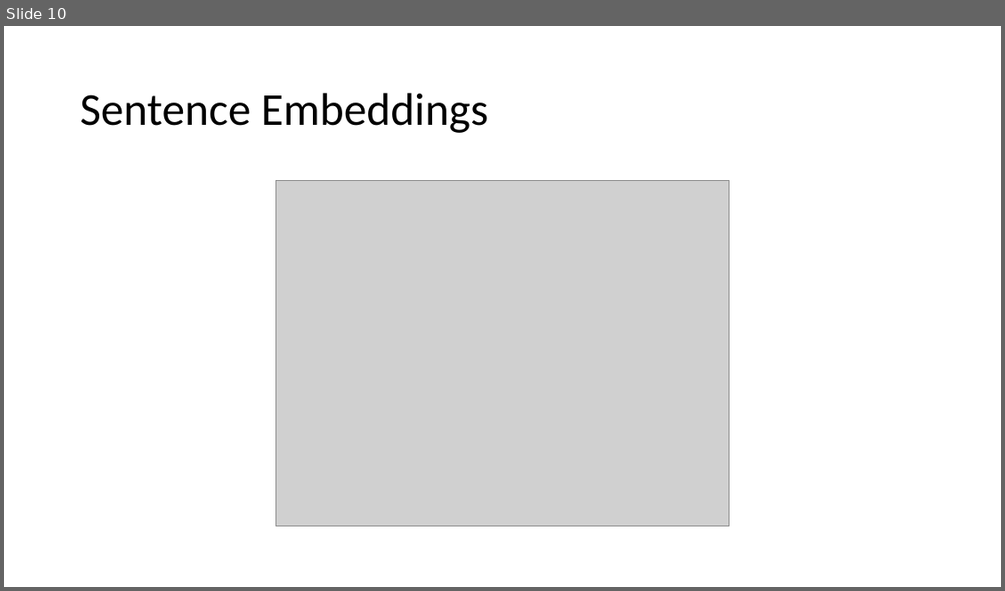
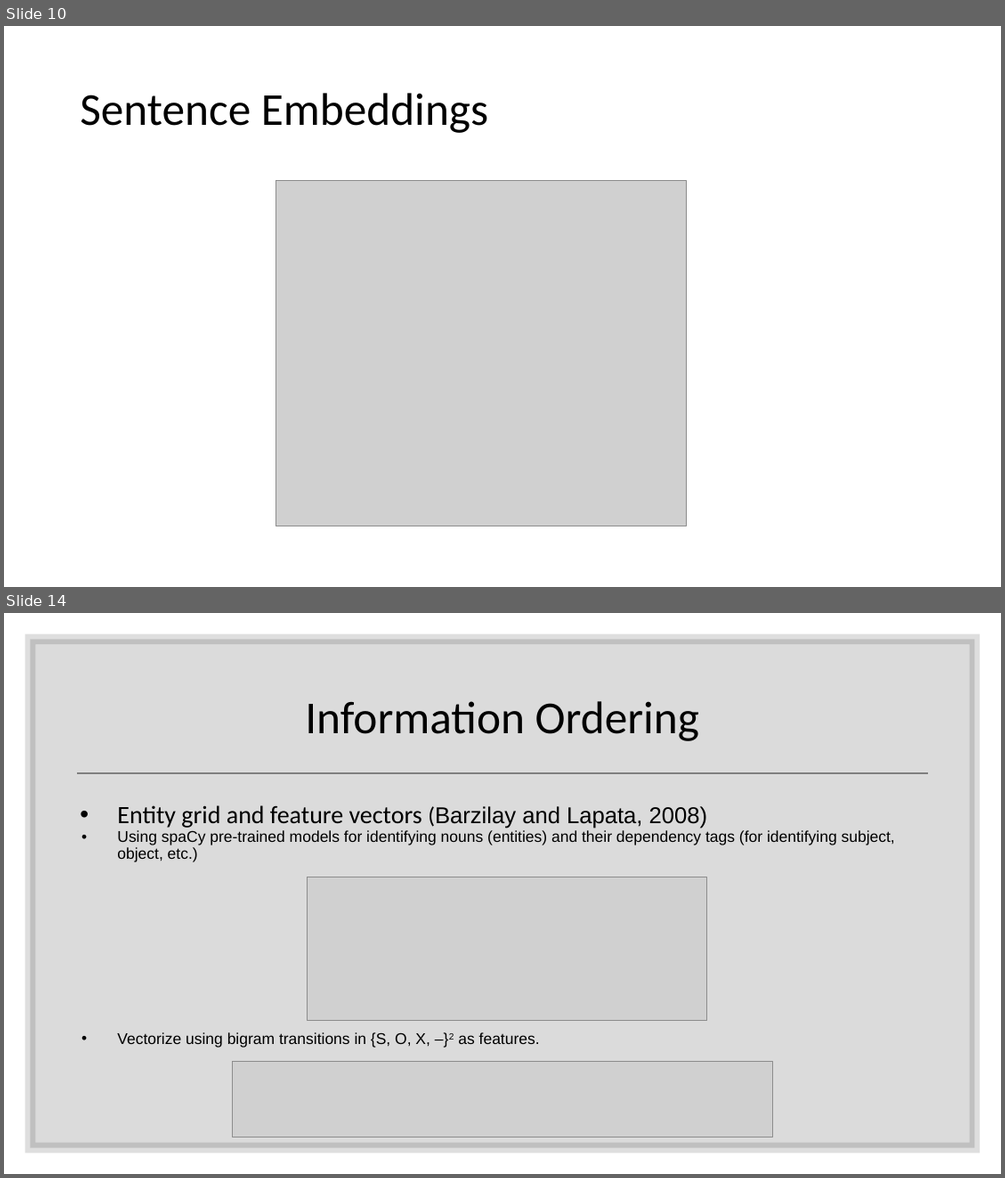
Before and after one commit to cadiem/LING573SP20, a slide deck: doc/D3_presentation.pptx. Shown one above the other, each under a label of ours: slide 10 before the commit, slides 10 and 14 after it; the slides between them are not shown. The pictures are 1005x591 and 1005x1178 pixels, drawn with LibreOffice and Linux fonts; fonts in the diff are those of the drawing; grey boxes stand for pictures. Boxes give left, top, right and bottom in pixels: in the first picture for what was removed or moved away, otherwise in the second. Text is boxed around its words. In the diff, an @@ line names an element or a change of style, - is before the commit and + after.

```diff
--- a/doc/D3_presentation.pptx
+++ b/doc/D3_presentation.pptx
@@ slide 14 added at [4,613,1001,1174], background #FFFFFF @@
@@ rectangle added at [30,639,975,1148], fill #000000 at 14% opacity, outline #262626 10 pt @@
@@ title added at [305,701,699,741], 44 pt, text #000000 @@
+Information Ordering
@@ line added from (77, 773) to (928, 773), #7F7F7F 1.75 pt @@
@@ text added at [117,805,895,1047], 15 pt, text #000000 @@
+  • Entity grid and feature vectors (Barzilay and Lapata, 2008)
+  • Using spaCy pre-trained models for identifying nouns (entities) and their dependency tags (for identifying subject, object, etc.)
+• Vectorize using bigram transitions in {S, O, X, –}2 as features.
@@ picture added at [307,876,707,1020] @@
@@ picture added at [233,1061,773,1137] @@
@@ slide 10 changed as well @@
@@ picture: place and size @@
-picture at [275,180,729,526]
+picture at [275,180,686,526]
```
Also in this commit, not shown: 16 other slides changed, 5 other slides added, 4 slides removed.
